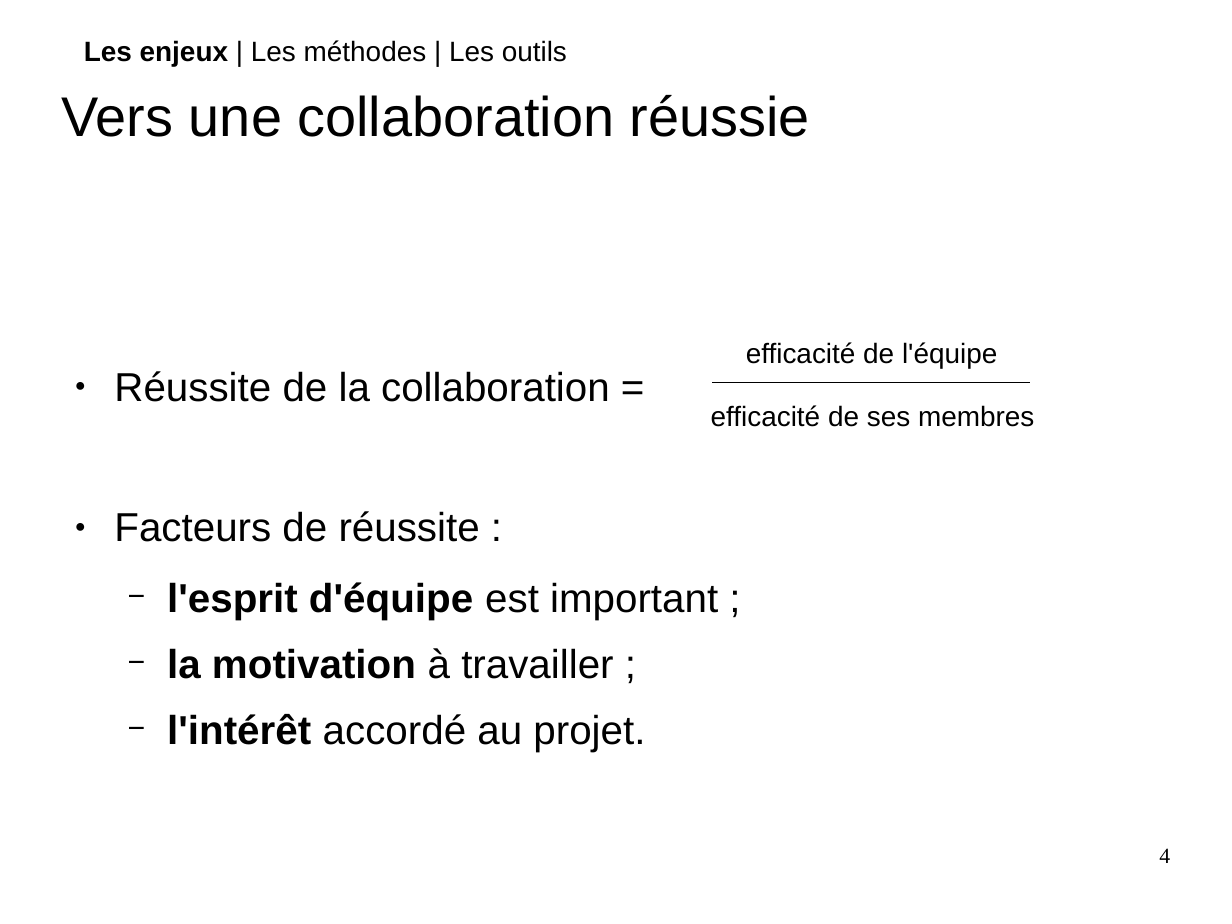
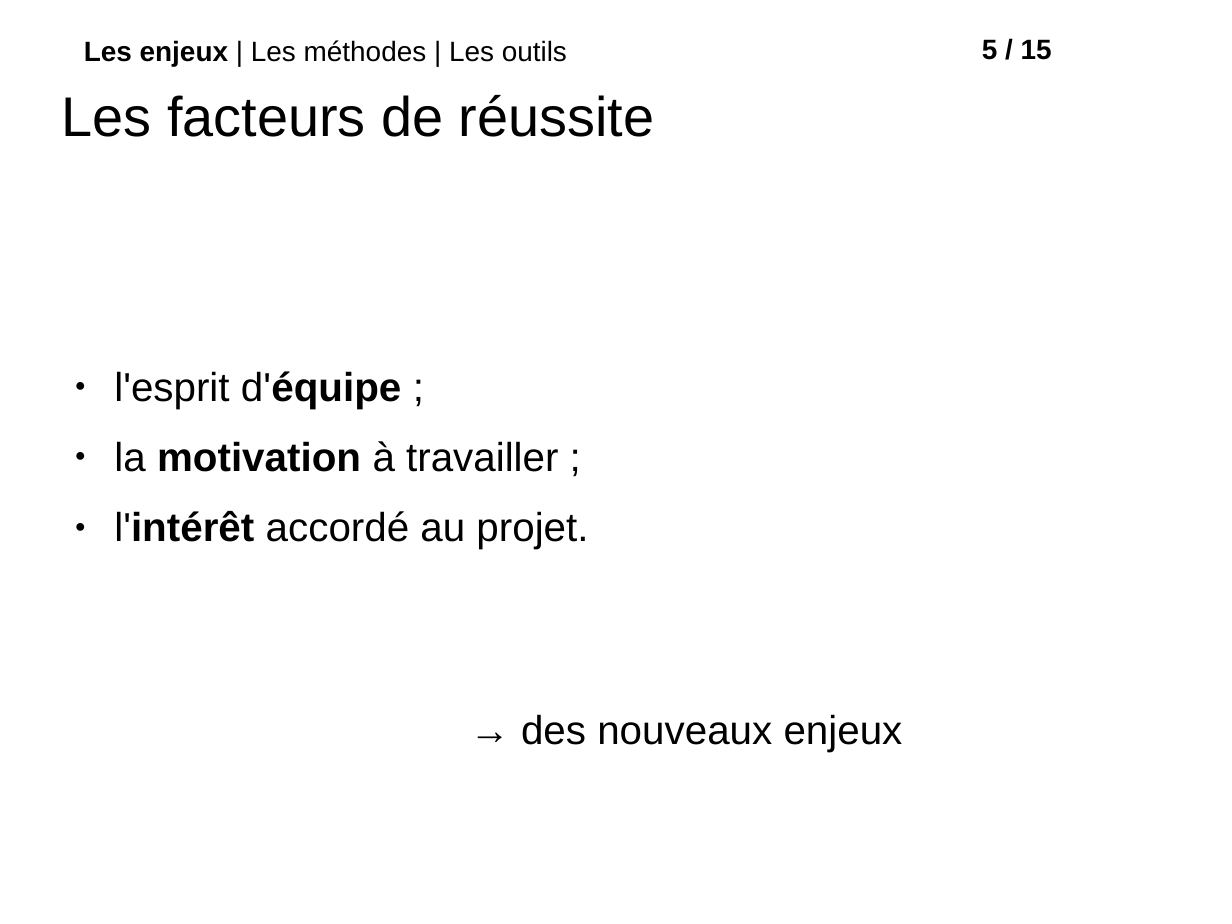
Before and after one commit to roipoussiere/organisation-collaborative-du-travail, a slide deck: slide 6 of organisation_collaborative_du_travail.odp (slide 4 before the commit). Drawn at 1232x924 pixels with LibreOffice and Linux fonts; fonts in the diff are those of the drawing; background and template pictures are left out. Boxes give left, top, right and bottom in pixels: in the first picture for what was removed or moved away, otherwise in the second. Text is boxed around its words. In the diff, an @@ line names an element or a change of style, - is before the commit and + after.

```diff
--- a/organisation_collaborative_du_travail.odp
+++ b/organisation_collaborative_du_travail.odp
@@ text added at (982,39,1052,60), 18 pt, text #000000, bold @@
+5 / 15
@@ title at (62,95,655,137): text changed @@
-Vers une collaboration réussie
+Les facteurs de réussite
@@ text removed at (746,342,997,368) @@
-efficacité de l'équipe
@@ text at (114,371,402,409): text changed @@
-● Réussite de la collaboration =
-● Facteurs de réussite :
-  − l'esprit d'équipe est important ;
+● l'esprit d'équipe ;
@@ line removed from (713, 383) to (1030, 383) @@
@@ text removed at (711,405,1034,427) @@
-efficacité de ses membres
@@ text at (114,441,588,549): bold off in "la", "l'intérêt"; bullet − to ●; list level 2 to 1 in "la motivation à travailler ;"; list level 2 to 1 in "l'intérêt accordé au projet." @@
@@ text at (521,714,903,752): paragraph added @@
+→ des nouveaux enjeux
@@ page number removed at (1159,848,1170,863) @@
-4
```
Also in this commit, not shown: 14 other slides changed, 1 slide added, 3 slides removed, 4 other files.
